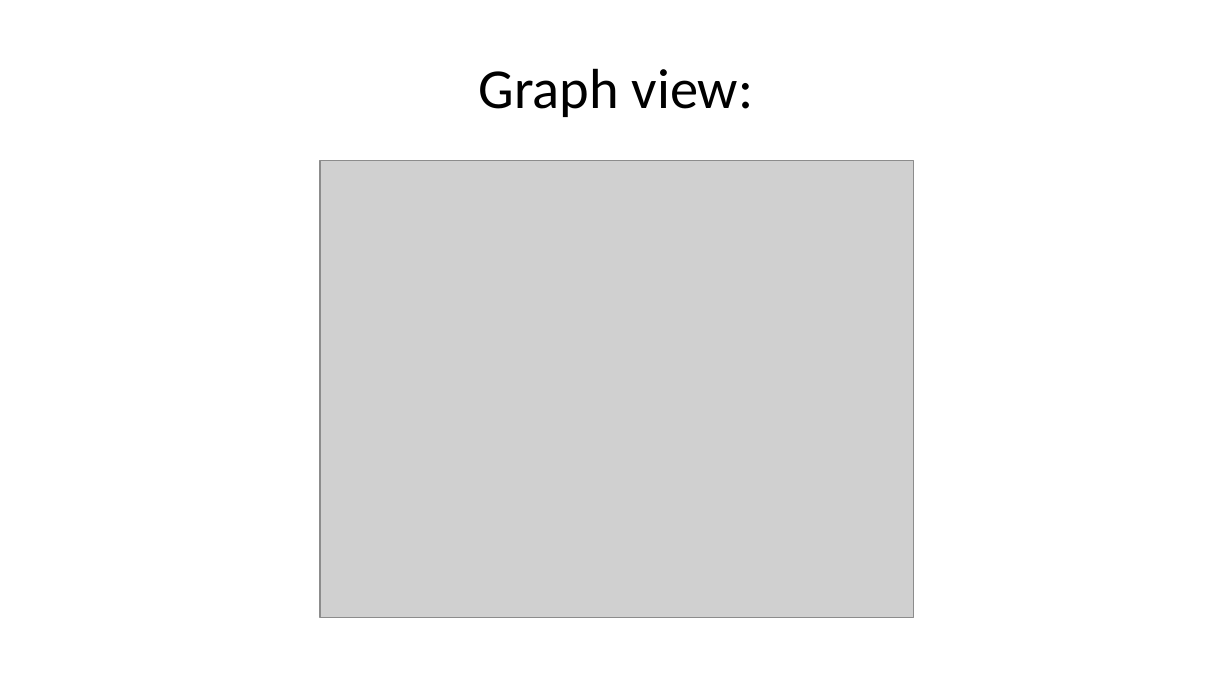
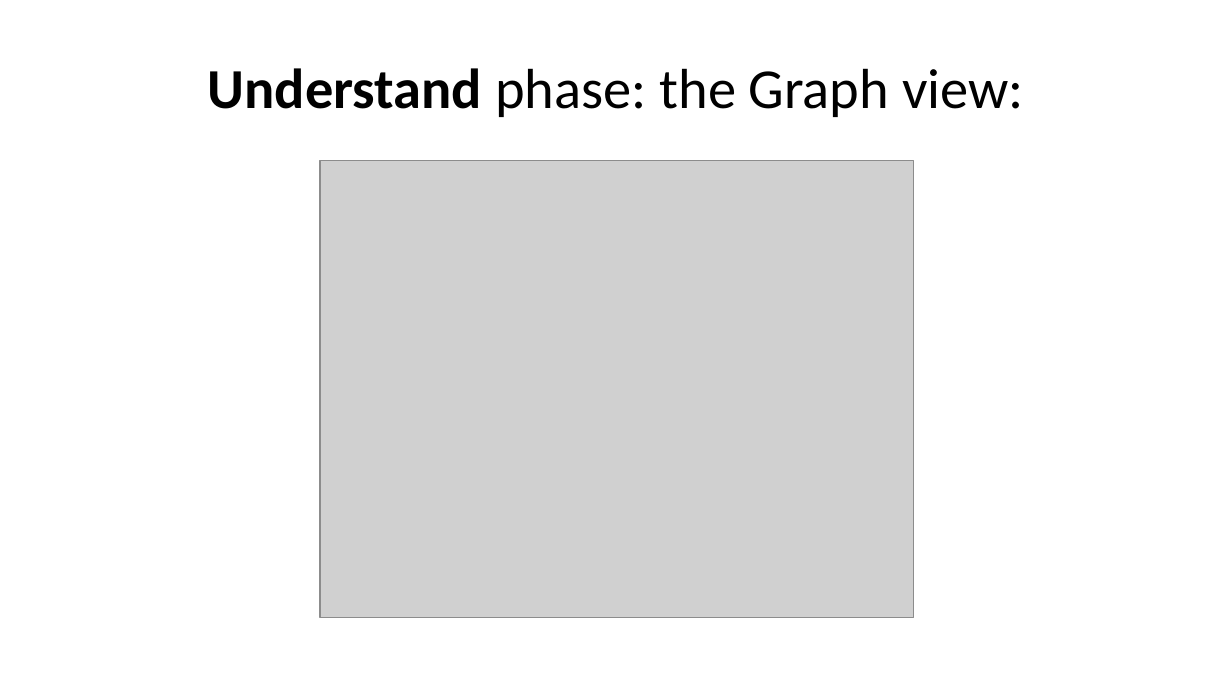
Before and after one commit to smart-edtech/smarties, a slide deck: slide 26 of workshop/markdown/index.pptx (slide 25 before the commit). Drawn at 1232x693 pixels with LibreOffice and Linux fonts; fonts in the diff are those of the drawing; grey boxes stand for pictures. Boxes give left, top, right and bottom in pixels: in the first picture for what was removed or moved away, otherwise in the second. Text is boxed around its words. In the diff, an @@ line names an element or a change of style, - is before the commit and + after.

```diff
--- a/workshop/markdown/index.pptx
+++ b/workshop/markdown/index.pptx
@@ title at box(208, 68, 1024, 117): text changed @@
-Graph view:
+Understand phase: the Graph view:
```
Also in this commit, not shown: 7 other slides changed, 4 slides added, 2 slides removed, 11 other files.
